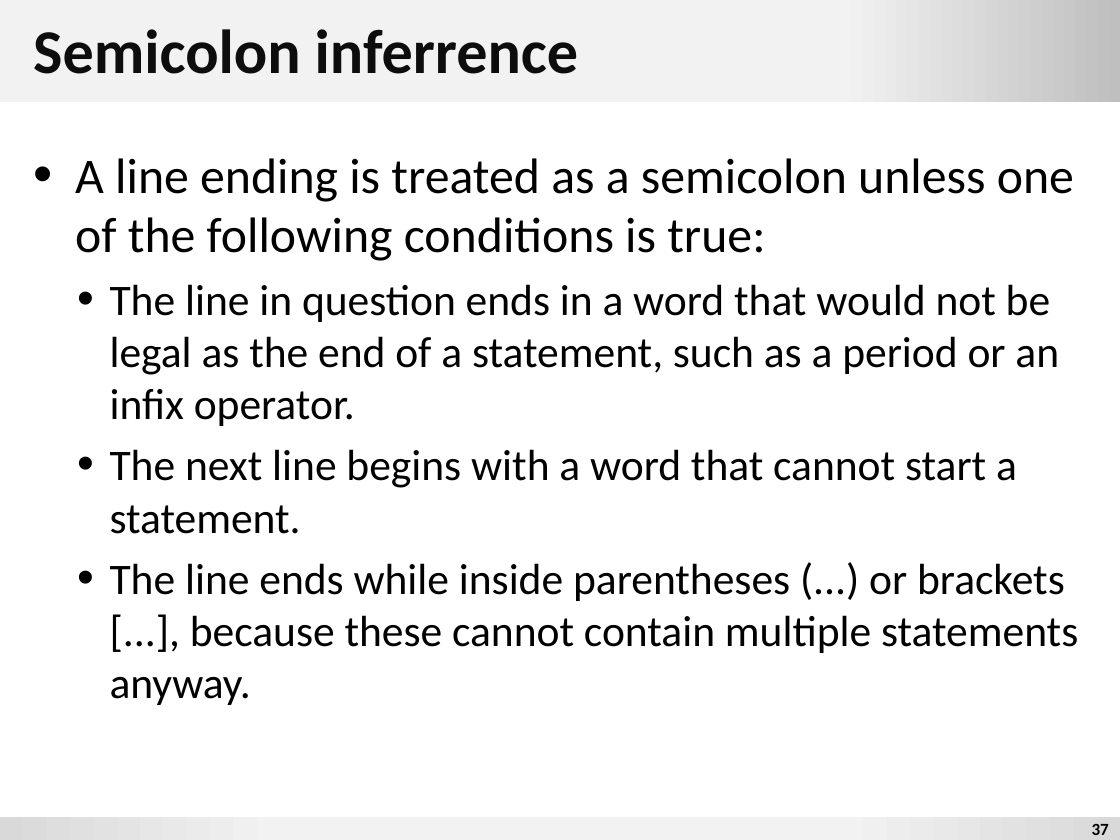
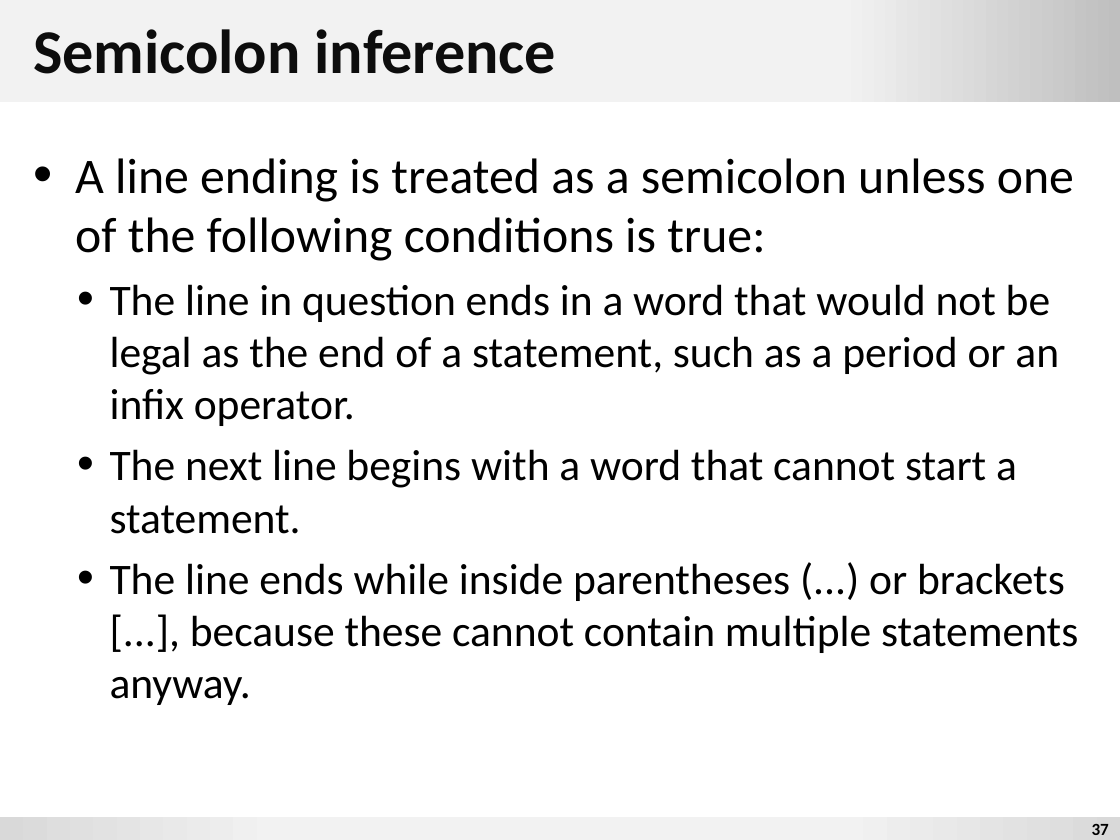
Before and after one commit to mmalohlava/concepts-of-modern-programming-languages, a slide deck: slide 37 of 2013-14/lecture3-4/slides/scala.pptx. Drawn at 1120x840 pixels with LibreOffice and Linux fonts; fonts in the diff are those of the drawing; background and template pictures are left out. Boxes give left, top, right and bottom in pixels: in the first picture for what was removed or moved away, otherwise in the second. Text is boxed around its words. In the diff, an @@ line names an element or a change of style, - is before the commit and + after.

```diff
--- a/2013-14/lecture3-4/slides/scala.pptx
+++ b/2013-14/lecture3-4/slides/scala.pptx
@@ title at (33, 29, 556, 74): text changed @@
-Semicolon inferrence
+Semicolon inference
```
Also in this commit, not shown: 30 other files.
